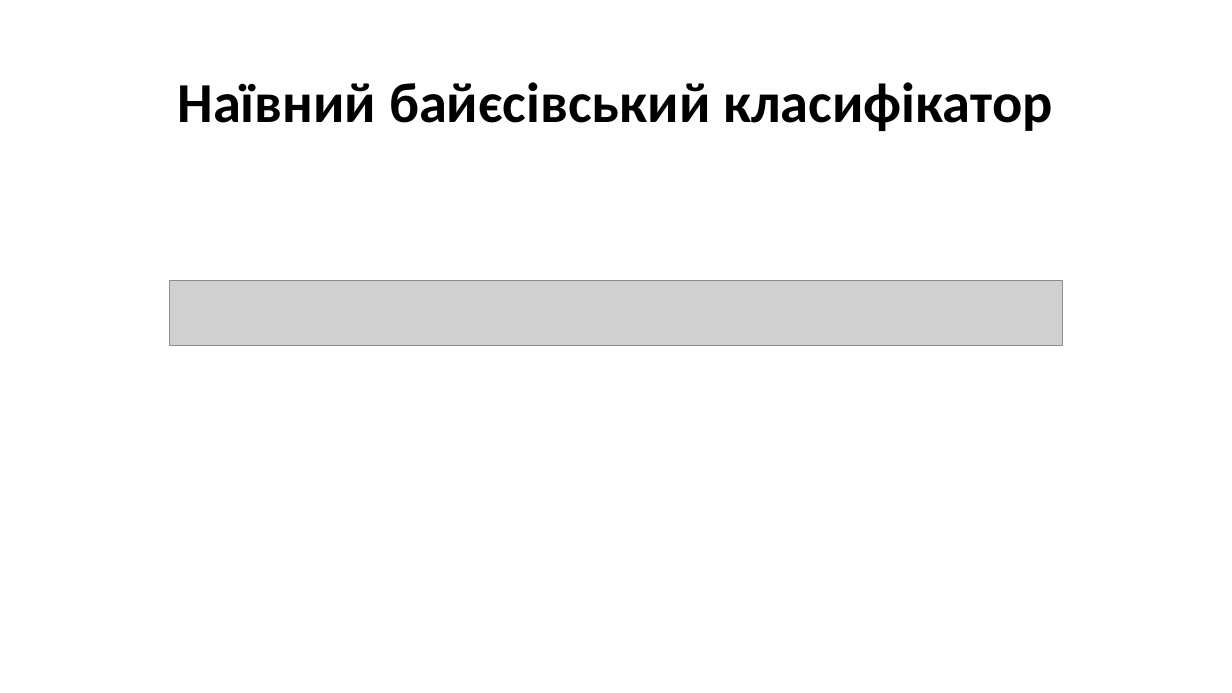
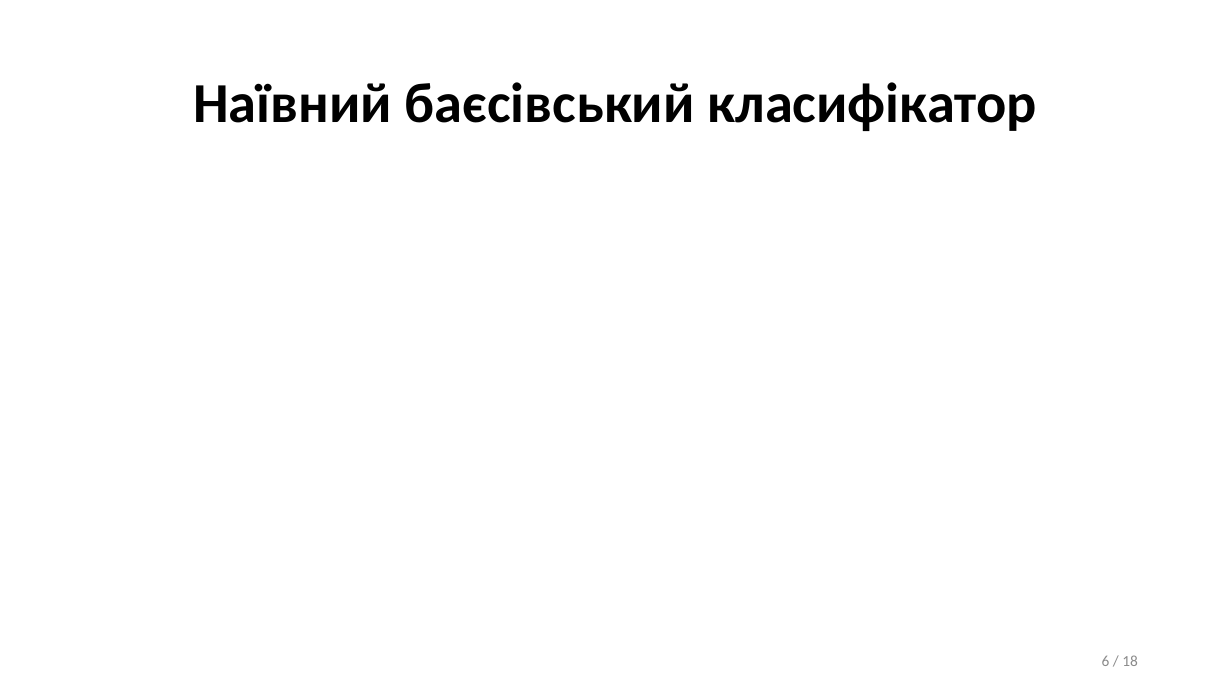
Before and after one commit to danylofitel/Pinocchio, a slide deck: slide 6 of fitel_presentation/Analysis of Statistical Spam Classifiers for Text Messages.pptx (slide 4 before the commit). Drawn at 1232x693 pixels with LibreOffice and Linux fonts; fonts in the diff are those of the drawing; grey boxes stand for pictures. Boxes give left, top, right and bottom in pixels: in the first picture for what was removed or moved away, otherwise in the second. Text is boxed around its words. In the diff, an @@ line names an element or a change of style, - is before the commit and + after.

```diff
--- a/fitel_presentation/Analysis of Statistical Spam Classifiers for Text Messages.pptx
+++ b/fitel_presentation/Analysis of Statistical Spam Classifiers for Text Messages.pptx
@@ title at (193,82,1037,131): text changed @@
-Наївний байєсівський класифікатор
+Наївний баєсівський класифікатор
@@ picture removed at (170,281,1063,346) @@
@@ page number added at (1102,655,1138,666), 12 pt, text #8C8C8C @@
+6 / 18
```
Also in this commit, not shown: 1 other slide changed, 16 slides added, 3 slides removed.
